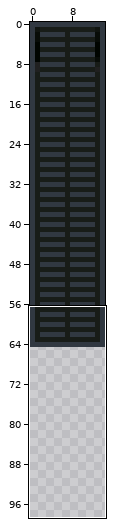
Sprite sheet, stored at src/xitk/skins/CelomaChrome/SliderVBg.png. The first picture is a wide view before the edit; the outline marks the close-up.
Close-up. The starting point:
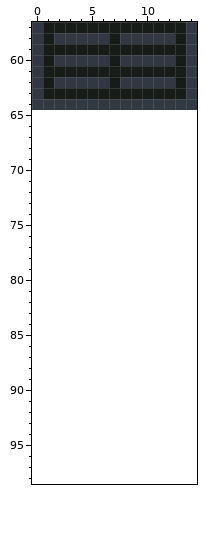
The file is 15x65 pixels. Colours within 5 levels of each other are drawn and written as one. Shown: x 0..14, y 57..98. The old version is drawn lined up with the new one, on the new canvas. The commit also changed other parts of the picture, which this record leaves out.
After:
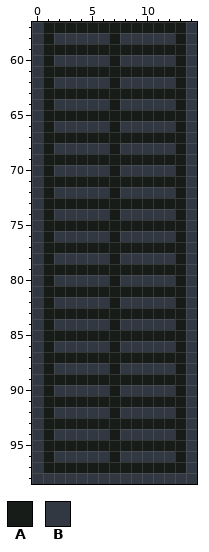
Palette (. is transparent): A #181c18  B #313841
From old to new:
canvas 15x65 -> 15x99
The author put colour A in row 65 at x 1 to 13; in row 66 at x 1, 7 and 13; in row 67 at x 1 to 13; in row 68 at x 1, 7 and 13; in row 69 at x 1 to 13; in row 70 at x 1, 7 and 13.
The author put colour A in row 71 at x 1 to 13; in row 72 at x 1, 7 and 13; in row 73 at x 1 to 13; in row 74 at x 1, 7 and 13; in row 75 at x 1 to 13; in row 76 at x 1, 7 and 13.
The author put colour A in row 77 at x 1 to 13; in row 78 at x 1, 7 and 13; in row 79 at x 1 to 13; in row 80 at x 1, 7 and 13; in row 81 at x 1 to 13; in row 82 at x 1, 7 and 13.
The author put colour A in row 83 at x 1 to 13; in row 84 at x 1, 7 and 13; in row 85 at x 1 to 13; in row 86 at x 1, 7 and 13; in row 87 at x 1 to 13; in row 88 at x 1, 7 and 13.
The author put colour A in row 89 at x 1 to 13; in row 90 at x 1, 7 and 13; in row 91 at x 1 to 13; in row 92 at x 1, 7 and 13; in row 93 at x 1 to 13; in row 94 at x 1, 7 and 13.
The author put colour A in row 95 at x 1 to 13; in row 96 at x 1, 7 and 13; in row 97 at x 1 to 13.
Colour B becomes colour A in row 64 at x 1, 7 and 13.
The author put colour B in row 65 at x 0 and 14; in row 66 at x 0, 2 to 6, 8 to 12 and 14; in row 67 at x 0 and 14; in row 68 at x 0, 2 to 6, 8 to 12 and 14; in row 69 at x 0 and 14; in row 70 at x 0, 2 to 6, 8 to 12 and 14.
The author put colour B in row 71 at x 0 and 14; in row 72 at x 0, 2 to 6, 8 to 12 and 14; in row 73 at x 0 and 14; in row 74 at x 0, 2 to 6, 8 to 12 and 14; in row 75 at x 0 and 14; in row 76 at x 0, 2 to 6, 8 to 12 and 14.
The author put colour B in row 77 at x 0 and 14; in row 78 at x 0, 2 to 6, 8 to 12 and 14; in row 79 at x 0 and 14; in row 80 at x 0, 2 to 6, 8 to 12 and 14; in row 81 at x 0 and 14; in row 82 at x 0, 2 to 6, 8 to 12 and 14.
The author put colour B in row 83 at x 0 and 14; in row 84 at x 0, 2 to 6, 8 to 12 and 14; in row 85 at x 0 and 14; in row 86 at x 0, 2 to 6, 8 to 12 and 14; in row 87 at x 0 and 14; in row 88 at x 0, 2 to 6, 8 to 12 and 14.
The author put colour B in row 89 at x 0 and 14; in row 90 at x 0, 2 to 6, 8 to 12 and 14; in row 91 at x 0 and 14; in row 92 at x 0, 2 to 6, 8 to 12 and 14; in row 93 at x 0 and 14; in row 94 at x 0, 2 to 6, 8 to 12 and 14.
The author put colour B in row 95 at x 0 and 14; in row 96 at x 0, 2 to 6, 8 to 12 and 14; in row 97 at x 0 and 14; in row 98 at x 0 to 14.
